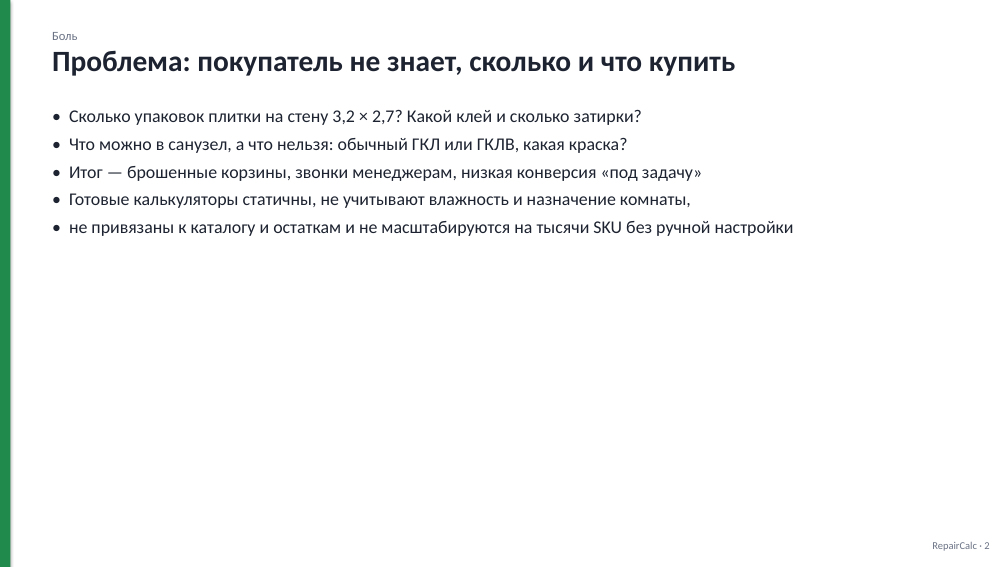
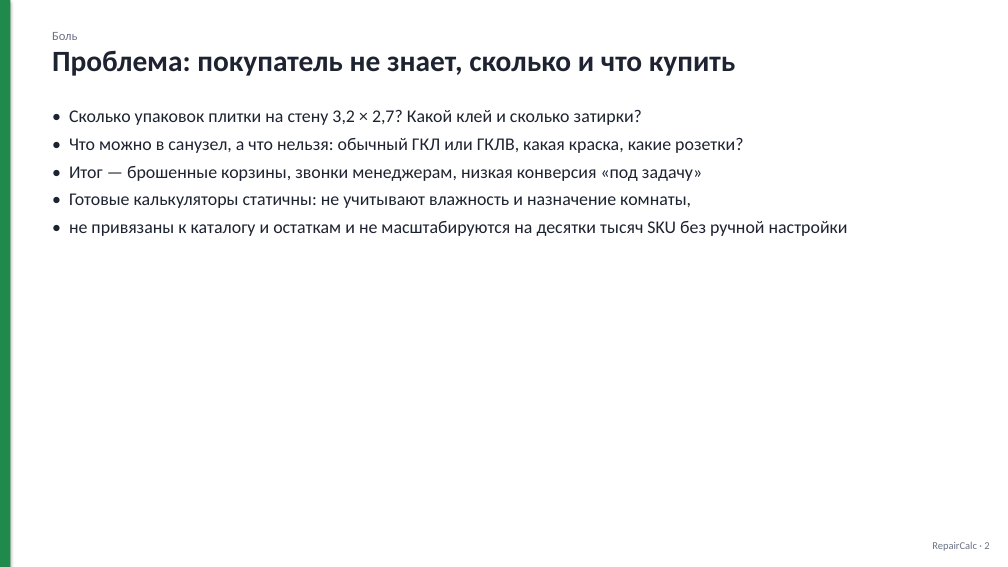
Before and after one commit to kragimov07-rgb/https---github.com-kragimov07-rgb-Clark, a slide deck: slide 2 of docs/RepairCalc.pptx. Drawn at 1008x567 pixels with LibreOffice and Linux fonts; fonts in the diff are those of the drawing. Boxes give left, top, right and bottom in pixels: in the first picture for what was removed or moved away, otherwise in the second. Text is boxed around its words. In the diff, an @@ line names an element or a change of style, - is before the commit and + after.

```diff
--- a/docs/RepairCalc.pptx
+++ b/docs/RepairCalc.pptx
@@ text at box(69, 138, 743, 153): text changed @@
-• Что можно в санузел, а что нельзя: обычный ГКЛ или ГКЛВ, какая краска?
+• Что можно в санузел, а что нельзя: обычный ГКЛ или ГКЛВ, какая краска, какие розетки?
@@ text at box(69, 193, 848, 236): text changed @@
-• Готовые калькуляторы статичны, не учитывают влажность и назначение комнаты,
-• не привязаны к каталогу и остаткам и не масштабируются на тысячи SKU без ручной настройки
+• Готовые калькуляторы статичны: не учитывают влажность и назначение комнаты,
+• не привязаны к каталогу и остаткам и не масштабируются на десятки тысяч SKU без ручной настройки
```
Also in this commit, not shown: 13 other slides changed, 2 slides added, 31 other files.
